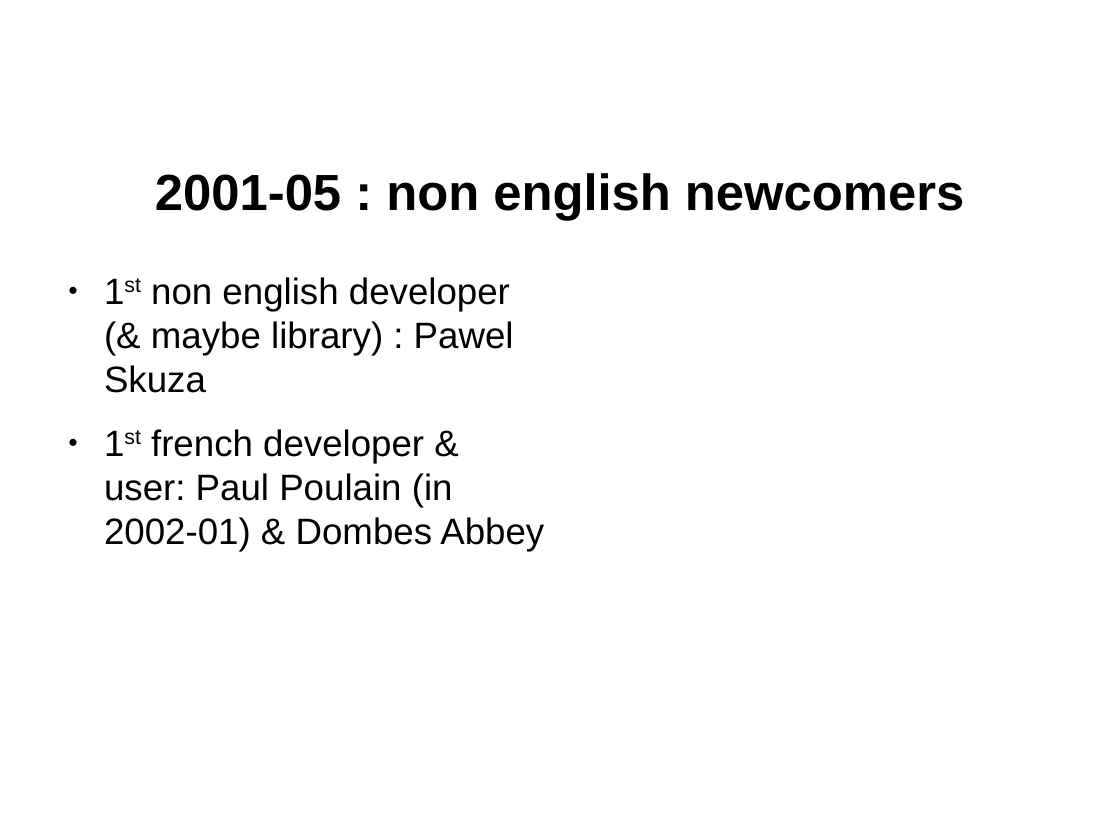
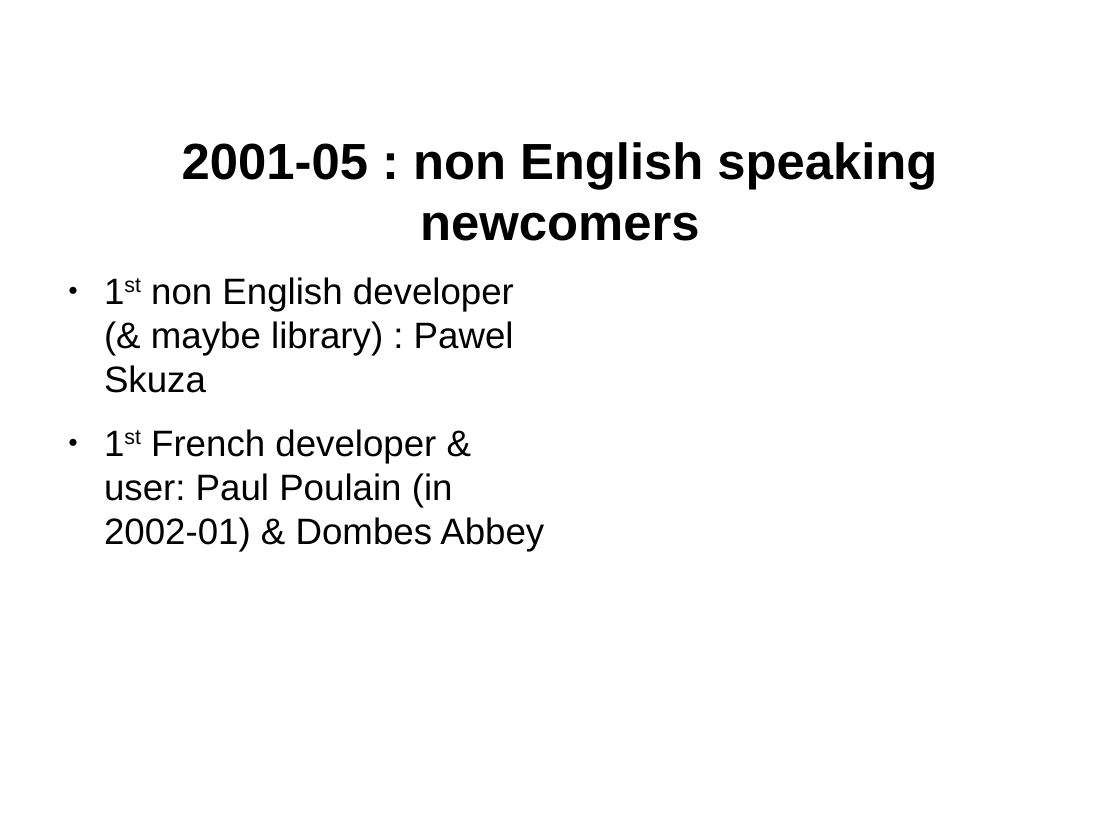
Before and after one commit to ranginui/presentation, a slide deck: slide 7 of kohaconclave/keynote/keynote.odp. Drawn at 1120x840 pixels with LibreOffice and Linux fonts; fonts in the diff are those of the drawing; background and template pictures are left out. Boxes give left, top, right and bottom in pixels: in the first picture for what was removed or moved away, otherwise in the second. Text is boxed around its words. In the diff, an @@ line names an element or a change of style, - is before the commit and + after.

```diff
--- a/kohaconclave/keynote/keynote.odp
+++ b/kohaconclave/keynote/keynote.odp
@@ title at [182,142,937,241]: text changed @@
-2001-05 : non english newcomers
+2001-05 : non English speaking newcomers
@@ text at [104,277,544,552]: text changed @@
-● 1st non english developer (& maybe library) : Pawel Skuza
-● 1st french developer & user: Paul Poulain (in 2002-01) & Dombes Abbey
+● 1st non English developer (& maybe library) : Pawel Skuza
+● 1st French developer & user: Paul Poulain (in 2002-01) & Dombes Abbey
```
Also in this commit, not shown: 15 other slides changed, 1 other file.
